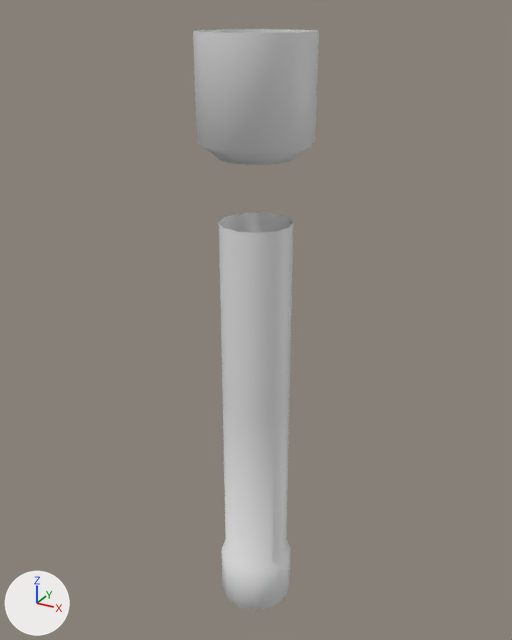
A saved change to the FBX model Assets/Game Systems/Environment/Environment Assets/Food Tube/Food Tube.fbx.
Both versions are drawn from a camera (50 mm lens) standing at (1.1, -1.99, 1.32) and looking at (-0.03, 0.05, 0.3). Arrows for +X, +Y and +Z are at lower left; the lights stay in place. Where no turn or scale is listed for an object, it has been applied to the vertices.

Names of what the first picture shows: 'Food Tube', 'Food Tube Base', 'Food Tube Extension'.
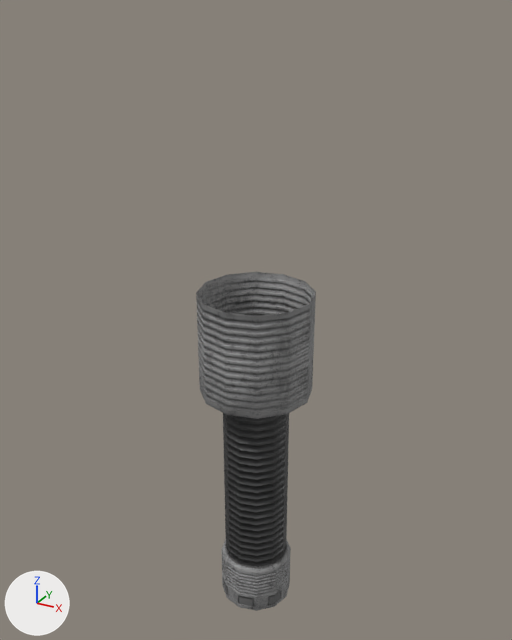
Pixel boxes [x1, y1, x2, y2] of what changed, in the pictures (512 x 640 px):
'Food Tube Base', deleted: before [193, 29, 319, 165]
'Base', added: after [196, 272, 316, 419]
'Food Tube Extension', deleted: before [219, 212, 293, 418]
'Food Tube', surface changed (grey to black): [222, 403, 291, 611] in both
'Tube', added: after [223, 413, 289, 567]
part 1 of me_cylinder, cut back: before [223, 403, 289, 567]

Diff of the bpy script that builds the scene:
```diff
--- a/Assets/Game Systems/Environment/Environment Assets/Food Tube/Food Tube.fbx.py
+++ b/Assets/Game Systems/Environment/Environment Assets/Food Tube/Food Tube.fbx.py
@@ img_food_tube_normal_png @@
+img_food_tube_normal_png = load_image('Food Tube_Normal.png', 'Food Tube_Normal.png', 2048, 2048, 'Non-Color')
@@ img_food_tube_albedotransparency_png @@
+img_food_tube_albedotransparency_png = load_image('Food Tube_AlbedoTransparency.png', 'Food Tube_AlbedoTransparency.png', 2048, 2048, 'sRGB')
@@ mat_food_tube @@
 n0 = _N.new('ShaderNodeBsdfPrincipled'); n0.name = 'Principled BSDF'
 n1 = _N.new('ShaderNodeOutputMaterial'); n1.name = 'Material Output'
+n2 = _N.new('ShaderNodeTexImage'); n2.name = 'Image Texture'
+n2.image = img_food_tube_albedotransparency_png
+n3 = _N.new('ShaderNodeTexImage'); n3.name = 'Image Texture.001'
+n3.image = img_food_tube_normal_png
+n4 = _N.new('ShaderNodeNormalMap'); n4.name = 'Normal Map'
 _L.new(n0.outputs[0], n1.inputs[0])  # 'BSDF' to 'Surface'
+_L.new(n2.outputs[0], n0.inputs[0])  # 'Color' to 'Base Color'
+_L.new(n3.outputs[0], n4.inputs[1])  # 'Color' to 'Color'
+_L.new(n4.outputs[0], n0.inputs[5])  # 'Normal' to 'Normal'
@@ me_cylinder @@
 # used by ob_food_tube; location = (0.0, 0.0, 0.0)
-me_cylinder.from_pydata(...)  # 85 vertices, 84 faces; spans x -0.14..0.14, y -0.14..0.14, z -0.9..0.0
+me_cylinder.from_pydata(...)  # 73 vertices, 72 faces; spans x -0.14..0.14, y -0.14..0.14, z -0.9..-0.197
+# me_cylinder part 1
+# 12 vertices are removed from x -0.123..0.123, y -0.123..0.123, z 0.0
+# 12 faces are deleted
+# 25 vertices move from x -0.093..0.093, y -0.093..0.093, z -0.9..-0.021 to x -0.104..0.104, y -0.104..0.104, z -0.9..-0.197
 me_cylinder.materials.append(mat_food_tube)
@@ me_base @@
+me_base.from_pydata(...)  # 49 vertices, 48 faces; spans x -0.206..0.206, y -0.206..0.206, z 0.0..0.427
+me_base.materials.append(mat_food_tube)
@@ me_tube @@
+me_tube.from_pydata(...)  # 24 vertices, 12 faces; spans x -0.123..0.123, y -0.123..0.123, z 0.0..0.673
+me_tube.materials.append(mat_food_tube)
@@ ob_food_tube_extension @@
-ob_food_tube_extension = bpy.data.objects.new('Food Tube Extension', me_food_tube_extension)
-ob_food_tube_extension.location = (0.0, 0.0, 0.0)
@@ ob_food_tube_base @@
-ob_food_tube_base = bpy.data.objects.new('Food Tube Base', me_food_tube_base)
-ob_food_tube_base.location = (0.0, 0.0, 0.888)
@@ ob_base @@
+ob_base = bpy.data.objects.new('Base', me_base)
+ob_base.location = (0.0, 0.0, 0.0)
@@ ob_tube @@
+ob_tube = bpy.data.objects.new('Tube', me_tube)
+ob_tube.location = (0.0, 0.0, -0.673)
```
